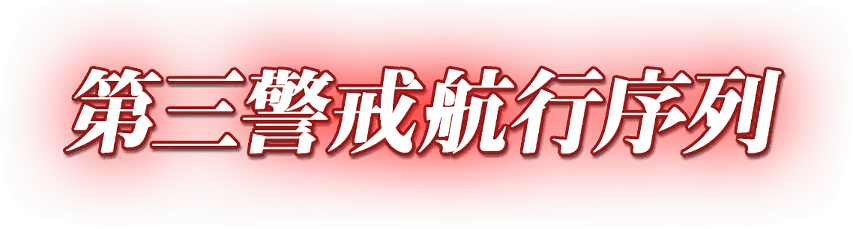
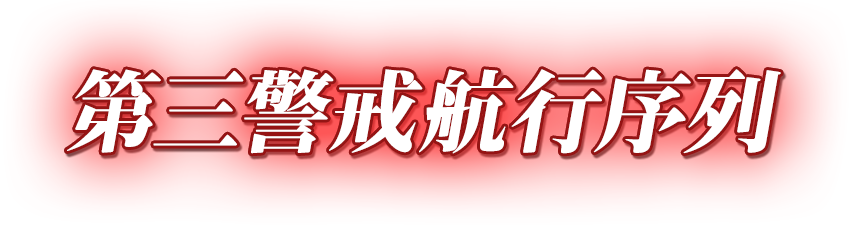
Before/after of a 853 x 229 layered artwork. What changed in the layer stack:
added group "Text + Dropshadow" with 2 layers above "original" over [64, 66, 784, 157]
added layer "Text" in group "Text + Dropshadow" over [67, 69, 781, 154]
added layer "Text 拷貝 2" in group "Text + Dropshadow" over [64, 66, 784, 157]
hid "original" over [2, 0, 851, 228]
